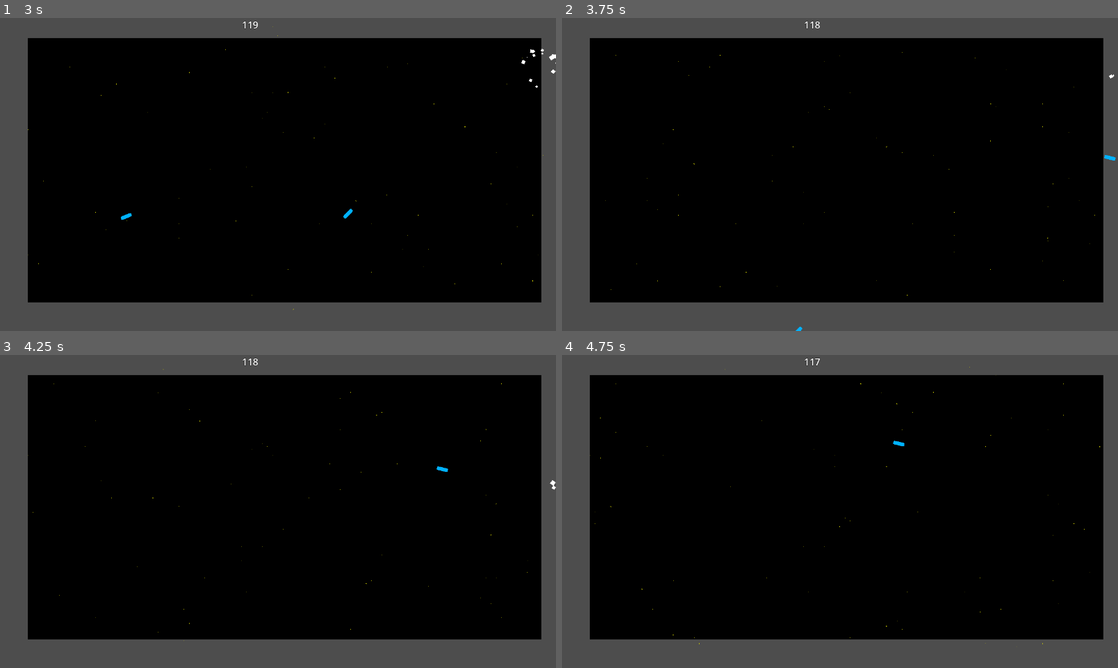
Above: before the commit, frames 1-4 (two rows, left to right).
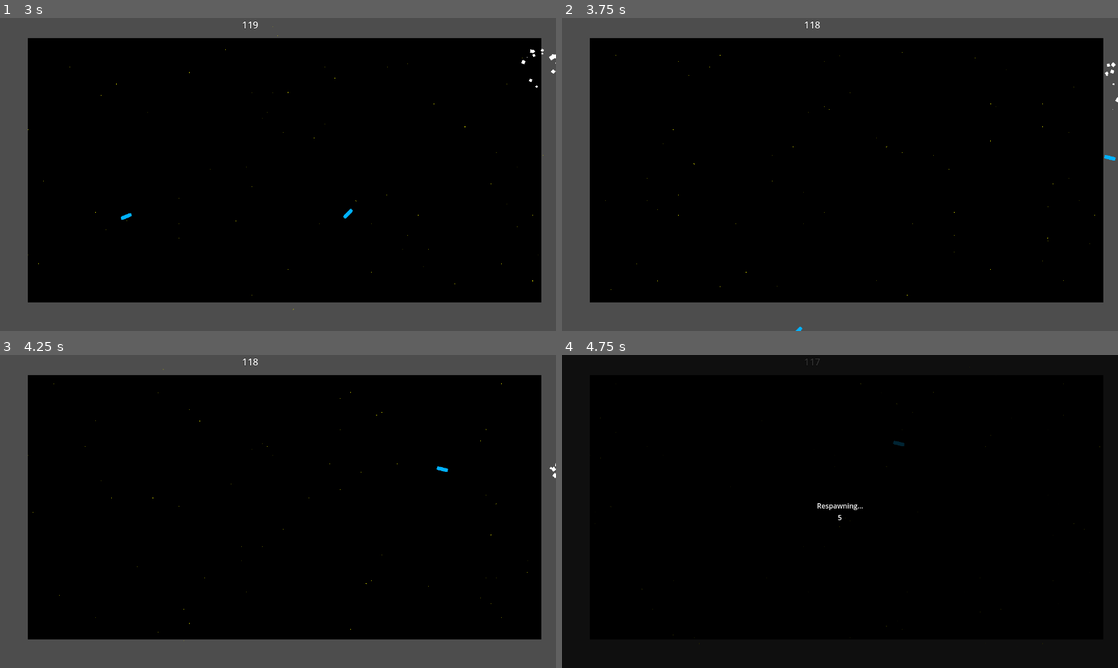
Above: after the commit, the same moments.

Repository: Pkepowicz/Infinite-Onslaught
Game: Godot game, scene res://assets/scenes/world.tscn
The game is run twice, just before and just after one commit, with the same random seed, the same clock (stepped at 60 frames per second) and the same inputs.
Inputs (mouse positions are in pixels of both pictures, inside the frame that each line leads up to):
- Up to frame 1 (3 s): click (278, 171) at 0.52 s; type "Alex" at 0.6 s; click "Host" at 1.25 s; tap Enter at 2 s; move the mouse to (400, 158) at 2.02 s; hold Right (ui_right) 2.03-2.78 s; click (400, 158) at 2.1 s; move the mouse to (166, 190) at 2.77 s; hold Down (ui_down) from 2.78 s (still down); right-click (166, 190) at 2.85 s
- Up to frame 2 (3.75 s): move the mouse to (895, 105) at 3.52 s; release Down (ui_down) at 3.53 s; hold Right (ui_right) from 3.53 s (still down); click (895, 105) at 3.6 s
- Up to frame 3 (4.25 s): keep holding Right (ui_right)
- Up to frame 4 (4.75 s): tap Space at 4.25 s; move the mouse to (812, 574) at 4.27 s; release Right (ui_right) at 4.28 s; hold Up (ui_up) from 4.28 s (still down); right-click (812, 574) at 4.35 s

Frame 1 is identical in both runs. In frame 2, less than 0.1% of the frame differs, in the area x 97-100%, y 14-30%; in frame 3, less than 0.1%; in frame 4, 22%, in the area x 0-100%, y 0-100%.

Commit message:
cosmetic changes to powerup spawning

Diff:
--- a/assets/Levels/powerup_spawn_point.gd
+++ b/assets/Levels/powerup_spawn_point.gd
@@ -12,7 +12,7 @@
 
 func start_pickup_generation_random_timer():
 	# choose random time for timer, when it runs out spawn pickup
-	if(!multiplayer.is_server()):
+	if not multiplayer.is_server():
 		return
 	var random_first_spawn_time = randi() % 5 + 5
 	print("random time chosen: ", random_first_spawn_time)
@@ -23,10 +23,10 @@
 		last_num = randi() % possible_pickups.size()
 		spawn_powerup.rpc(last_num)
 
-@rpc("call_local", "reliable")
+@rpc("authority", "call_local", "reliable")
 func spawn_powerup(num):
 	# instanciate powerup here
-	print("timer ran out, trying to spawn pickup", name)
+	print("timer ran out, trying to spawn pickup ", name)
 	var powerup = possible_pickups[num].instantiate()
 	add_child(powerup)
 
--- a/assets/player/player.tscn
+++ b/assets/player/player.tscn
@@ -157,7 +157,7 @@
 shape = SubResource("CircleShape2D_l3i7q")
 
 [node name="Lava_Timer" type="Timer" parent="HitBox/PlayerCenter"]
-wait_time = 0.3
+wait_time = 0.25
 autostart = true
 
 [node name="BleedParticles" type="GPUParticles2D" parent="HitBox"]
--- a/assets/scenes/PowerupSpawnPointManager.gd
+++ b/assets/scenes/PowerupSpawnPointManager.gd
@@ -7,6 +7,7 @@
 		spawner.sync_existing_powerup(peer_id)
 
 func start_spawning():
+	print("started powerup spawning")
 	var spawners = get_children()
 	for spawner in spawners:
 		spawner.start_pickup_generation_random_timer()
